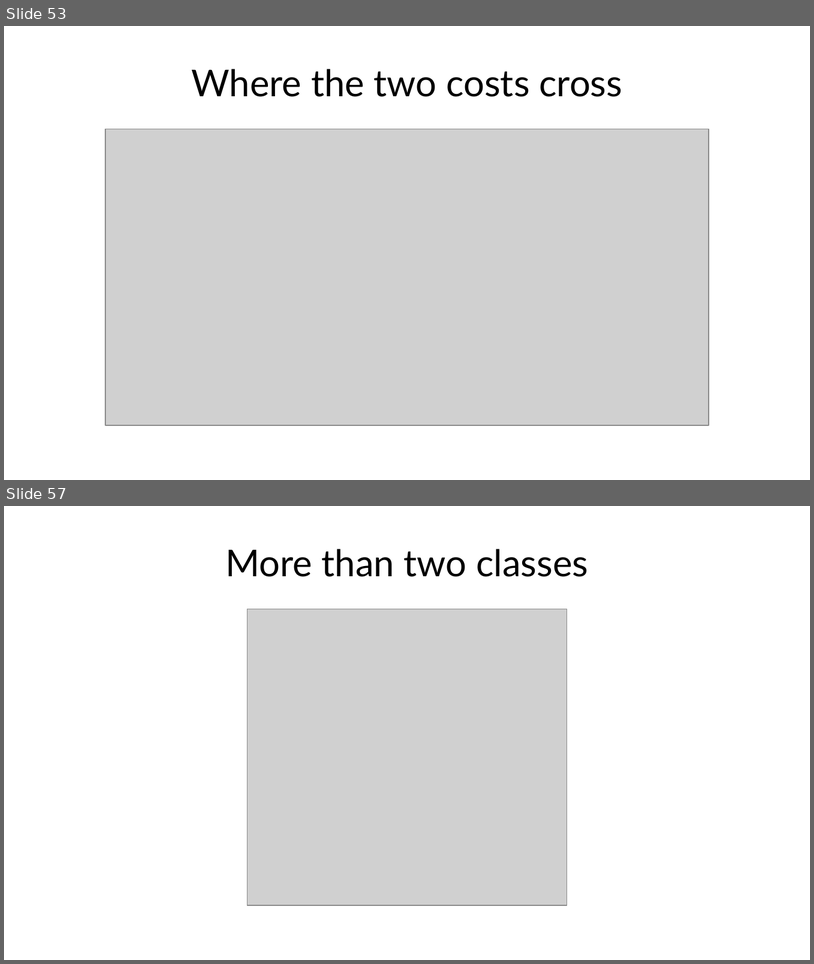
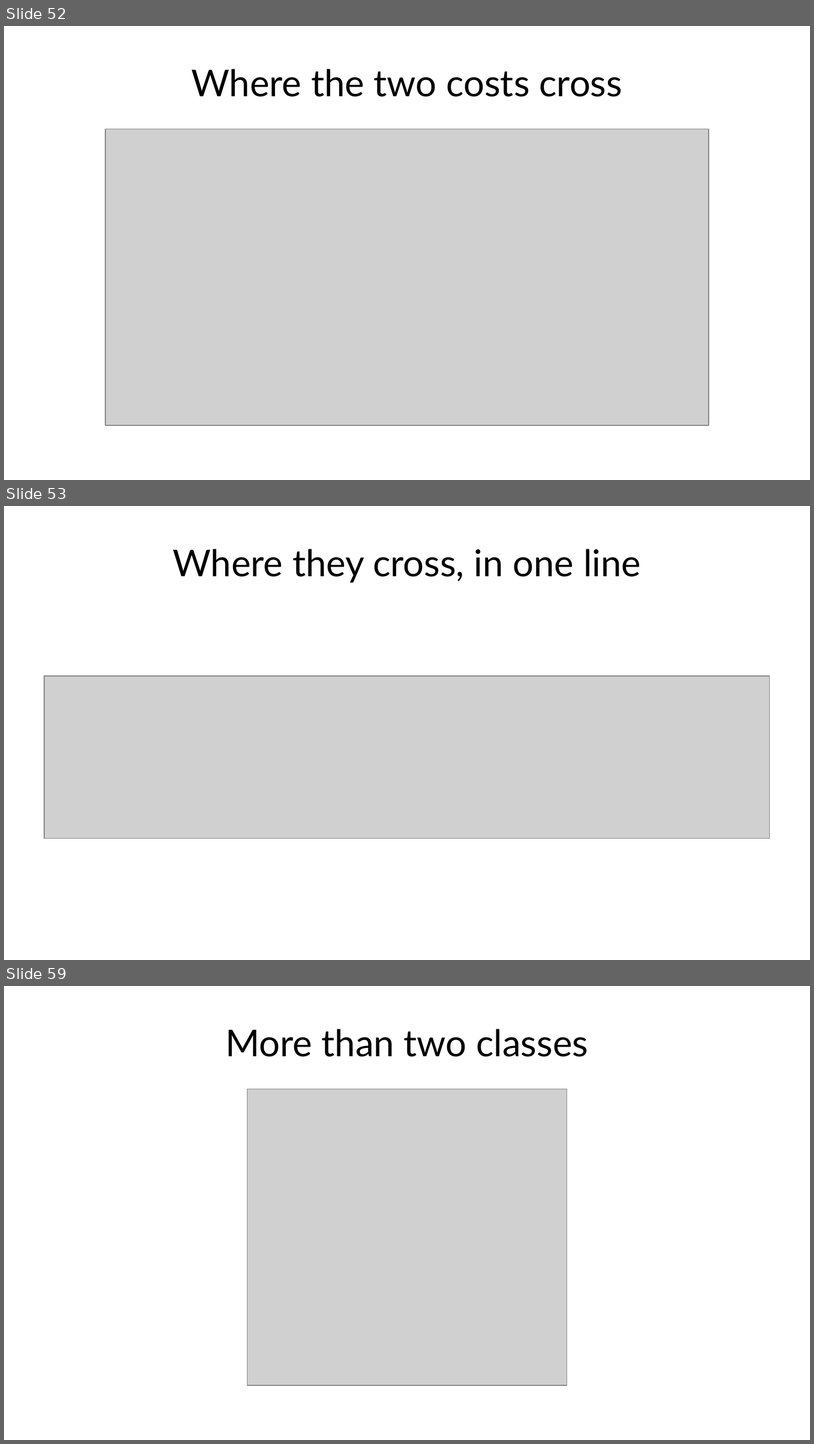
Before and after one commit to fabioantonini/technologies-for-artificial-intelligence, a slide deck: Lessons/04_classification_and_metrics/Slides/classification_and_metrics_slides.pptx. Shown one above the other, each under a label of ours: slides 53 and 57 before the commit, slides 52, 53 and 59 after it; the slides between them are not shown. The pictures are 814x964 and 814x1444 pixels, drawn with LibreOffice and Linux fonts; fonts in the diff are those of the drawing; grey boxes stand for pictures; background and template pictures are left out. Boxes give left, top, right and bottom in pixels: in the first picture for what was removed or moved away, otherwise in the second. Text is boxed around its words. In the diff, an @@ line names an element or a change of style, - is before the commit and + after.

```diff
--- a/Lessons/04_classification_and_metrics/Slides/classification_and_metrics_slides.pptx
+++ b/Lessons/04_classification_and_metrics/Slides/classification_and_metrics_slides.pptx
@@ slide 53 added at bbox=[4, 506, 810, 960], background #FFFFFF @@
@@ title added at bbox=[173, 549, 641, 583], 33 pt, text #1A1A1A @@
+Where they cross, in one line
@@ picture added at bbox=[44, 676, 770, 838] @@
@@ what was slide 53 is now slide 52 @@
@@ what was slide 57 is now slide 59 @@
```
Also in this commit, not shown: 5 slides changed, 2 other slides added, 1 slide removed, 19 other files.
